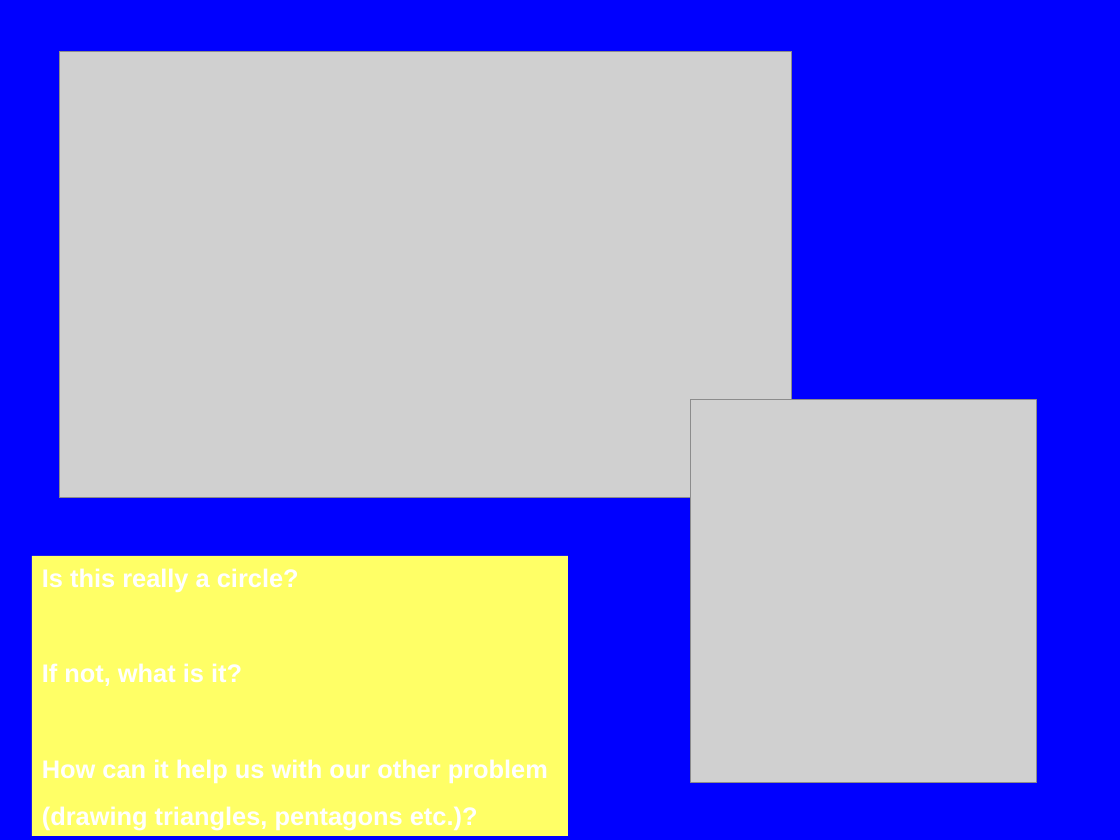
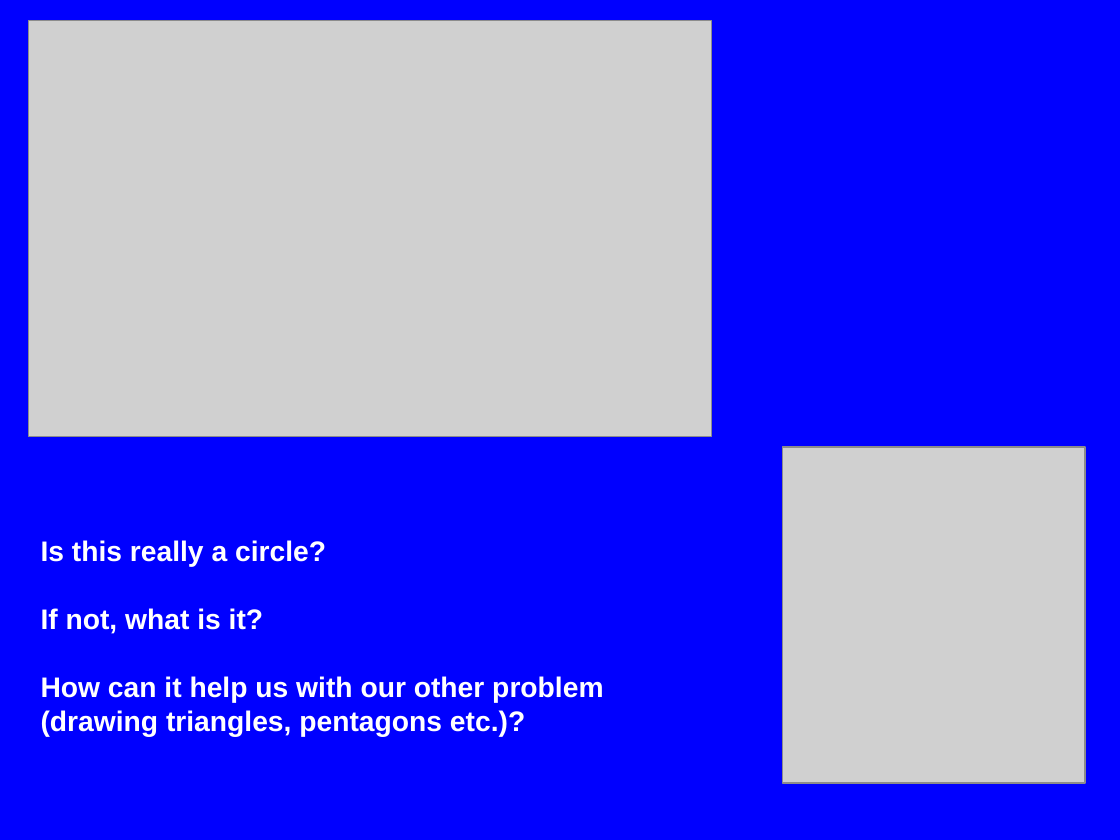
Before and after one commit to m-tranter/cathedral, a slide deck: slide 5 of scratch/scratch2.ppt (slide 4 before the commit). Drawn at 1120x840 pixels with LibreOffice and Linux fonts; fonts in the diff are those of the drawing; grey boxes stand for pictures. Boxes give left, top, right and bottom in pixels: in the first picture for what was removed or moved away, otherwise in the second. Text is boxed around its words. In the diff, an @@ line names an element or a change of style, - is before the commit and + after.

Commit message:
Flower drawing ppt.

```diff
--- a/scratch/scratch2.ppt
+++ b/scratch/scratch2.ppt
@@ picture: place and size @@
-picture at (60, 52, 793, 498)
+picture at (28, 21, 711, 437)
@@ picture: place and size @@
-picture at (691, 400, 1037, 784)
+picture at (783, 447, 1085, 784)
@@ text "Is this really a circle?": place and size @@
-text "Is this really a circle?" at (32, 556, 568, 836)
+text "Is this really a circle?" at (41, 540, 603, 737)
@@ text "Is this really a circle?" at (41, 540, 603, 737): size 18 to 20 pt; line spacing 1.04 to 1; less space between paragraphs; fill #FFFF66 to none @@
```
Also in this commit, not shown: 5 other slides changed, 6 slides added, 1 slide removed, 5 other files.
